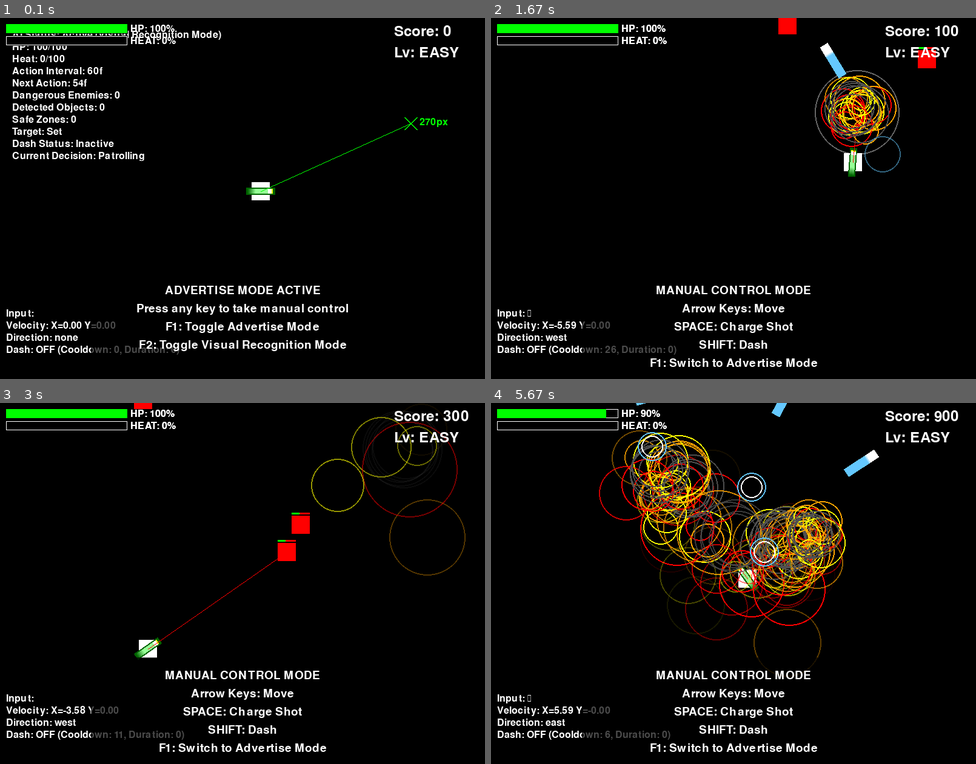
Above: before the commit, frames 1-4 (two rows, left to right).
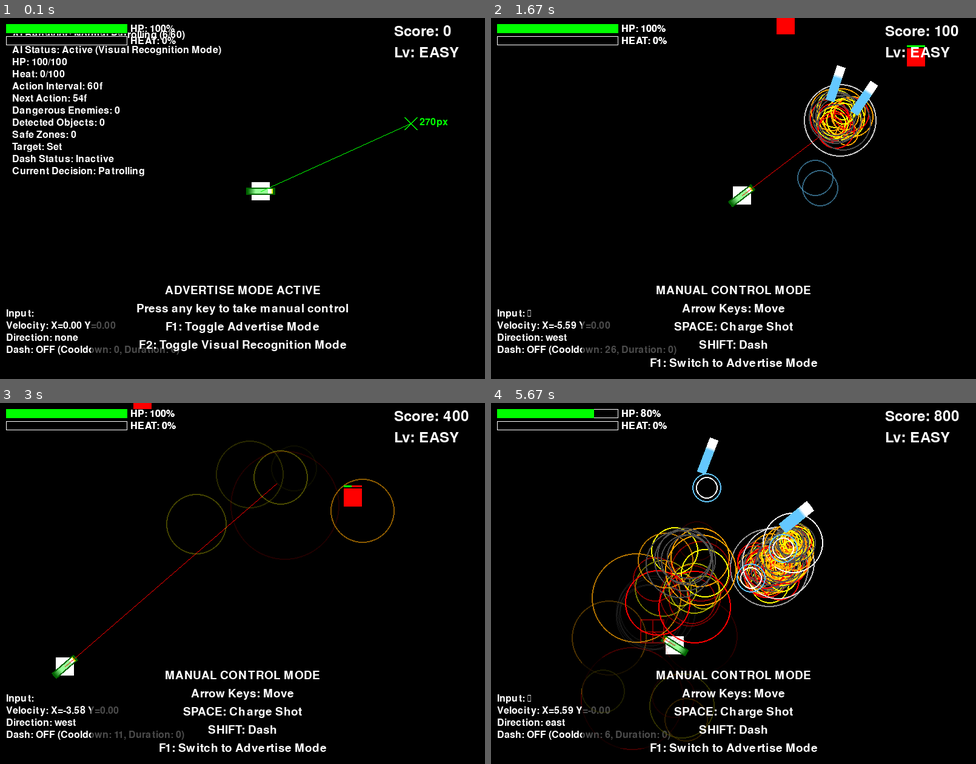
Above: after the commit, the same moments.

Repository: YuujiKamura/Accccccelaration-of-Tohu-and-Tomato
Game: pygame game, started from main.py
Same seed, same stepped clock (60 frames per second), same inputs: the game is played once before the commit and once after it.
Inputs:
- Up to frame 1 (0.1 s): no input
- Up to frame 2 (1.67 s): tap F2 at 0.33, 0.67, 1 s; hold Left from 1.33 s (still down); tap Space at 1.4 s
- Up to frame 3 (3 s): tap Space at 1.7, 2.3, 2.63, 2.93 s; release Left at 1.87 s; tap F1 at 1.9 s; hold Down 2.23-2.53 s; hold Left 2.57-2.97 s
- Up to frame 4 (5.67 s): hold Up 3-3.37 s; tap Space at 3.07, 3.8, 4.1, 4.47, 4.87, 5.17, 5.37 s; tap X at 3.15, 4.55 s; tap F1 at 3.4 s; hold Right 3.73-4.37 s; hold Down 4.4-4.77 s; hold Left 4.8-5.27 s; hold Right from 5.3 s (still down)

The runs differ from the first frame. In frame 1, 3.6% of the frame differs, in the area x 2-46%, y 3-44%; in frame 2, 3.3%; in frame 3, 2.6%; in frame 4, 12%, in the area x 16-97%, y 0-97%.

Commit message:
セーフゾーンへの移動優先度を改善し、高安全度ゾーンに確実に移動するロジックを実装

Diff:
--- a/main.py
+++ b/main.py
@@ -1121,24 +1121,43 @@
                 safety_level = 2  # デフォルトで最高安全度
                 if min_distance < 150:
                     safety_level = 0  # 危険
-                elif min_distance < 300:
+                elif min_distance < 250:  # 300から250に減らし、より厳密に中安全度を定義
                     safety_level = 1  # 中程度
 
                 # 敵がいないグリッドまたは敵から十分離れたグリッドを安全地帯として記録
-                if enemy_count == 0 or min_distance > 100:
-                    self.detected_safe_zones.append((safe_center[0], safe_center[1], safety_level))
+                # 常に全てのグリッドをセーフゾーンとして記録（安全度レベルとともに）
+                self.detected_safe_zones.append((safe_center[0], safe_center[1], safety_level))
 
     def update_advertise_movement_visual(self):
         """画面認識に基づく移動更新"""
         # 移動タイマーの更新
         self.advertise_movement_timer += 1
 
+        # デバッグ用にAIの行動モードを設定（情報表示用）
+        if not hasattr(self, 'ai_behavior_mode'):
+            self.ai_behavior_mode = "normal"
+            self.ai_mode_timer = 0
+            self.ai_mode_duration = 60
+
+        # AIモードタイマーの更新
+        if hasattr(self, 'ai_mode_timer'):
+            self.ai_mode_timer += 1
+            if self.ai_mode_timer >= self.ai_mode_duration:
+                self.ai_mode_timer = 0
+                # デフォルトで通常パトロールに戻す
+                self.ai_behavior_mode = "normal"
+
         # 円周運動戦術の発動条件: 一定数以上の敵が検出された場合
         circular_tactic_threshold = 3  # この数以上の敵がいる場合に発動
         use_circular_tactic = len(self.detected_enemies) >= circular_tactic_threshold and random.random() < 0.15
 
         # 敵が一定数以上いる場合は円周運動による誘導戦術を実行
         if use_circular_tactic:
+            # 誘導戦術の実行中であることを記録
+            self.ai_behavior_mode = "group_tactical"
+            self.ai_mode_duration = 180  # より長い持続時間
+            self.ai_mode_timer = 0
+
             # 円運動のために時間をベースにした角度を計算
             time_factor = (pygame.time.get_ticks() % 10000) / 10000.0  # 0～1の値（10秒周期）
             angle = time_factor * 2 * math.pi  # 0～2πの角度
@@ -1295,6 +1314,11 @@
 
         # 危険な敵がいる場合は回避行動を優先
         if dangerous_enemies:
+            # 回避行動中であることを記録
+            self.ai_behavior_mode = "evade"
+            self.ai_mode_duration = 120
+            self.ai_mode_timer = 0
+
             # 最も危険な敵
             ex, ey, distance = dangerous_enemies[0]
 
@@ -1341,12 +1365,14 @@
             self.advertise_target_y = None
         else:
             # 通常の移動ロジック（危険がない場合）
+            self.ai_behavior_mode = "normal"
+
             # 新しい目標位置の設定または大きな敵クラスタがある場合
             if self.advertise_target_x is None or self.advertise_movement_timer >= self.advertise_movement_duration or large_clusters:
                 self.advertise_movement_timer = 0
 
                 # 大きな敵クラスタがある場合は注力
-                if large_clusters and random.random() < 0.7:  # 70%の確率で敵クラスタに向かう
+                if large_clusters and random.random() < 0.5:  # 70%から50%に減らして安全地帯を優先
                     # クラスタサイズで並べ替え（大きいクラスタを優先）
                     large_clusters.sort(key=lambda c: c[2], reverse=True)
                     chosen_cluster = large_clusters[0]
@@ -1366,6 +1392,9 @@
 
                     # 直接ダッシュするための準備
                     self.movement_dash_to_safe_zone = True
+
+                    # ログ出力
+                    print("Moving to enemy cluster area")
                 else:
                     margin = 100  # 画面端からのマージン
                     self.movement_dash_to_safe_zone = False
@@ -1375,27 +1404,39 @@
                     medium_safety_zones = [zone for zone in self.detected_safe_zones if zone[2] == 1]
                     low_safety_zones = [zone for zone in self.detected_safe_zones if zone[2] == 0]
 
+                    # デバッグ情報出力
+                    print(f"Safe zones found - High: {len(high_safety_zones)}, Medium: {len(medium_safety_zones)}, Low: {len(low_safety_zones)}")
+
                     # 優先度の高いセーフゾーンから順に選択
-                    if high_safety_zones and random.random() < 0.8:  # 80%の確率で高安全地帯を選択
-                        chosen_zone = random.choice(high_safety_zones)
-                        self.advertise_target_x = chosen_zone[0]
-                        self.advertise_target_y = chosen_zone[1]
+                    if high_safety_zones:  # 確率判定なしで常に高安全度を選択
+                        # 全ての高安全度ゾーンから、最も敵から遠いものを選択
+                        safest_zone = max(high_safety_zones, key=lambda zone: min(
+                            math.sqrt((zone[0] - ex)**2 + (zone[1] - ey)**2)
+                            for ex, ey in self.detected_enemies
+                        ) if self.detected_enemies else float('inf'))
+
+                        self.advertise_target_x = safest_zone[0]
+                        self.advertise_target_y = safest_zone[1]
                         self.movement_dash_to_safe_zone = True  # 高安全地帯へは素早く移動
-                    elif medium_safety_zones and random.random() < 0.6:  # 60%の確率で中安全地帯を選択
+                        print(f"Moving to high safety zone at ({self.advertise_target_x}, {self.advertise_target_y})")
+                    elif medium_safety_zones and random.random() < 0.7:  # 60%から70%に上げて中安全地帯を選択
                         chosen_zone = random.choice(medium_safety_zones)
                         self.advertise_target_x = chosen_zone[0]
                         self.advertise_target_y = chosen_zone[1]
-                        self.movement_dash_to_safe_zone = random.random() < 0.5  # 50%の確率でダッシュ
-                    elif low_safety_zones and random.random() < 0.3:  # 30%の確率で低安全地帯を選択
+                        self.movement_dash_to_safe_zone = True  # 中安全地帯へもダッシュするように修正
+                        print(f"Moving to medium safety zone at ({self.advertise_target_x}, {self.advertise_target_y})")
+                    elif low_safety_zones and random.random() < 0.4:  # 30%から40%に上げて低安全地帯を選択
                         chosen_zone = random.choice(low_safety_zones)
                         self.advertise_target_x = chosen_zone[0]
                         self.advertise_target_y = chosen_zone[1]
-                        self.movement_dash_to_safe_zone = False  # 低安全地帯へはダッシュしない
+                        self.movement_dash_to_safe_zone = random.random() < 0.3  # 30%の確率でダッシュ
+                        print(f"Moving to low safety zone at ({self.advertise_target_x}, {self.advertise_target_y})")
                     else:
                         # セーフゾーンが見つからない場合はランダムな位置を選択
                         self.advertise_target_x = random.randint(margin, SCREEN_WIDTH - margin)
                         self.advertise_target_y = random.randint(margin, SCREEN_HEIGHT - margin)
                         self.movement_dash_to_safe_zone = False
+                        print(f"Moving to random position at ({self.advertise_target_x}, {self.advertise_target_y})")
 
             # 目標位置に向かって移動
             if self.advertise_target_x is not None:
@@ -1427,6 +1468,7 @@
                 if hasattr(self, 'movement_dash_to_safe_zone') and self.movement_dash_to_safe_zone:
                     # 安全地帯へ素早く移動するためのダッシュ
                     move_speed = self.dash_speed
+                    self.is_dashing = True  # ダッシュ状態を記録
 
                     # 一定距離ごとにダッシュエフェクトを表示
                     if random.random() < 0.2 or distance_to_target > 200:  # 遠い場合や一定確率でエフェクト
@@ -1439,10 +1481,12 @@
                 else:
                     # 通常移動
                     move_speed = self.max_speed
+                    self.is_dashing = False  # ダッシュしていない状態
 
                     # ランダムダッシュ（確率を下げて、より計画的に）
                     if random.random() < 0.03:  # 3%の確率でダッシュ
                         move_speed = self.dash_speed
+                        self.is_dashing = True
                         # ダッシュエフェクト
                         center_x = self.x + self.width/2
                         center_y = self.y + self.height/2
@@ -2014,7 +2058,7 @@
                         safety_level = 2  # デフォルトで最高安全度
                         if min_distance < 150:
                             safety_level = 0  # 危険
-                        elif min_distance < 300:
+                        elif min_distance < 250:  # 300から250に減らし、より厳密に中安全度を定義
                             safety_level = 1  # 中程度
 
                         # グリッド内の敵の数もカウント
@@ -2025,8 +2069,8 @@
                                 enemy_count += 1
 
                         # 敵がいないグリッドまたは敵から十分離れたグリッドを安全地帯として記録
-                        if enemy_count == 0 or min_distance > 100:
-                            safe_zones.append((grid_center_x, grid_center_y, safety_level))
+                        # 常に全てのグリッドをセーフゾーンとして記録（安全度レベルとともに）
+                        safe_zones.append((grid_center_x, grid_center_y, safety_level))
 
                 # 優先度の高いセーフゾーンから順に選択
                 high_safety_zones = [zone for zone in safe_zones if zone[2] == 2]
